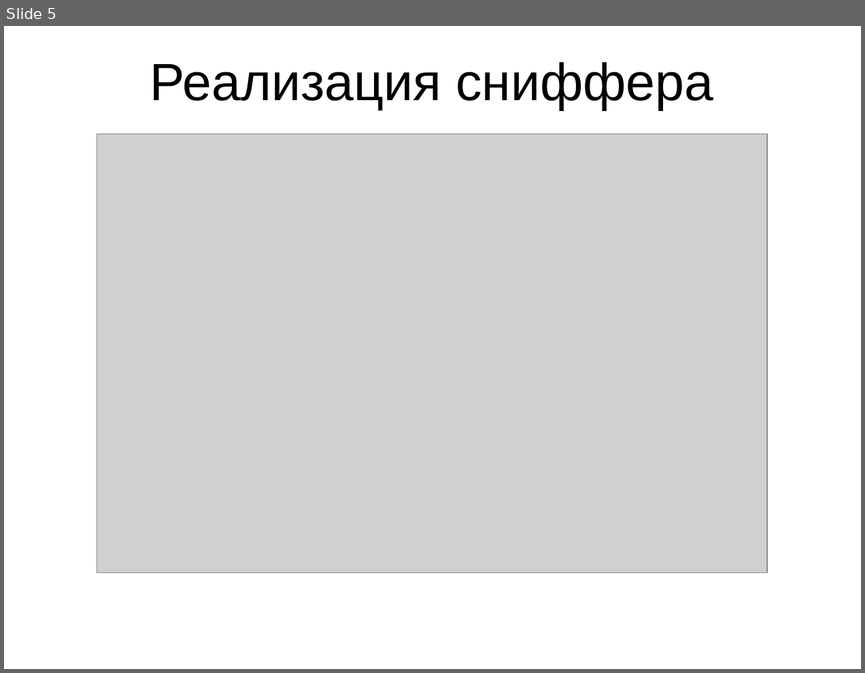
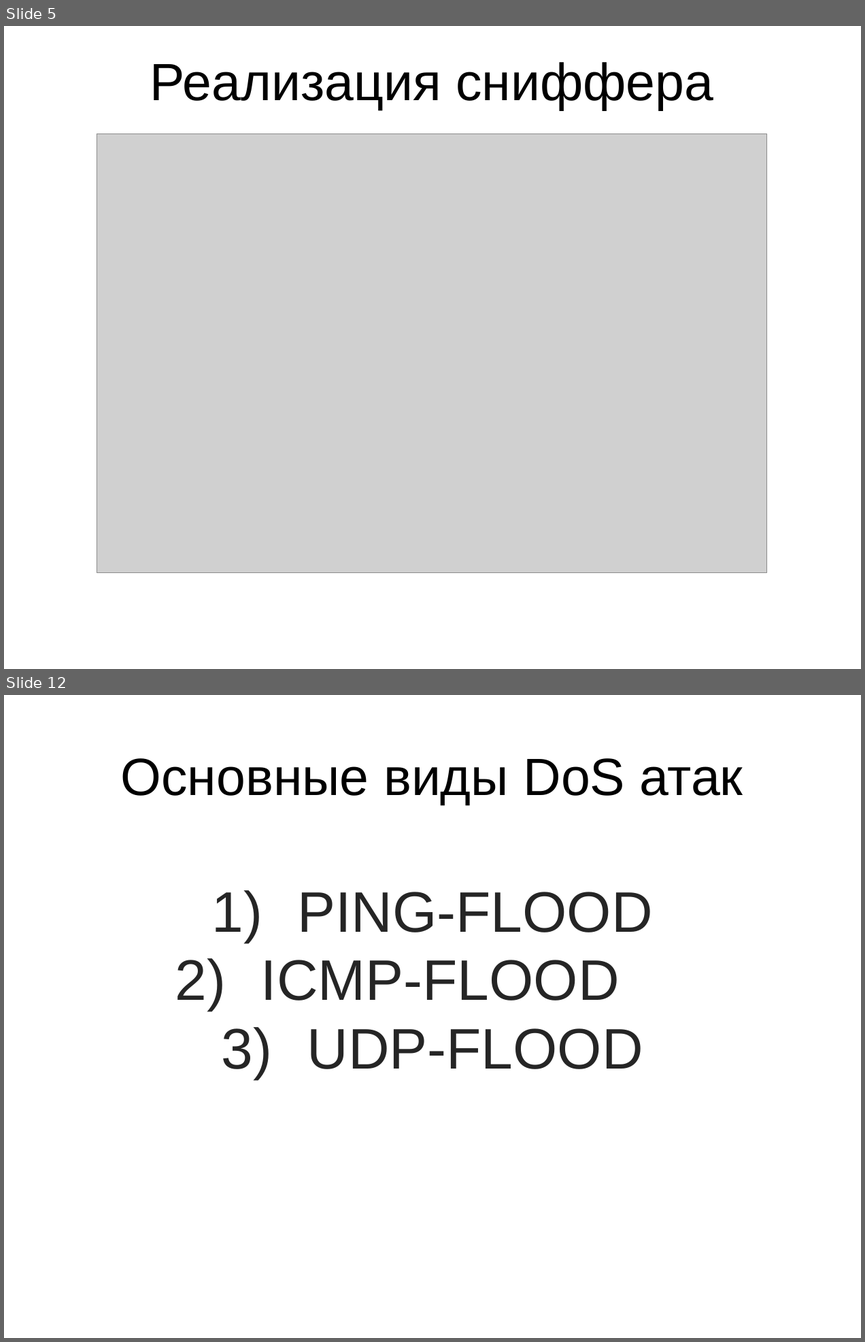
Before and after one commit to ViktorTarasenko/networkSecurityAnalyzer, a slide deck: презентация.pptx. Shown one above the other, each under a label of ours: slide 5 before the commit, slides 5 and 12 after it; the slides between them are not shown. The pictures are 865x673 and 865x1342 pixels, drawn with LibreOffice and Linux fonts; fonts in the diff are those of the drawing; grey boxes stand for pictures. Boxes give left, top, right and bottom in pixels: in the first picture for what was removed or moved away, otherwise in the second. Text is boxed around its words. In the diff, an @@ line names an element or a change of style, - is before the commit and + after.

```diff
--- a/презентация.pptx
+++ b/презентация.pptx
@@ slide 12 added at (x1=4, y1=695, x2=861, y2=1338), background #FFFFFF @@
@@ text added at (x1=121, y1=758, x2=743, y2=805), 44 pt, text #000000 @@
+Основные виды DoS атак
@@ text added at (x1=261, y1=892, x2=653, y2=1069), 48 pt, text #252525 @@
+1) PING-FLOOD
+2) ICMP-FLOOD
+3) UDP-FLOOD
```
Also in this commit, not shown: 10 slides changed, 7 other slides added, 8 slides removed, 1 other file.
